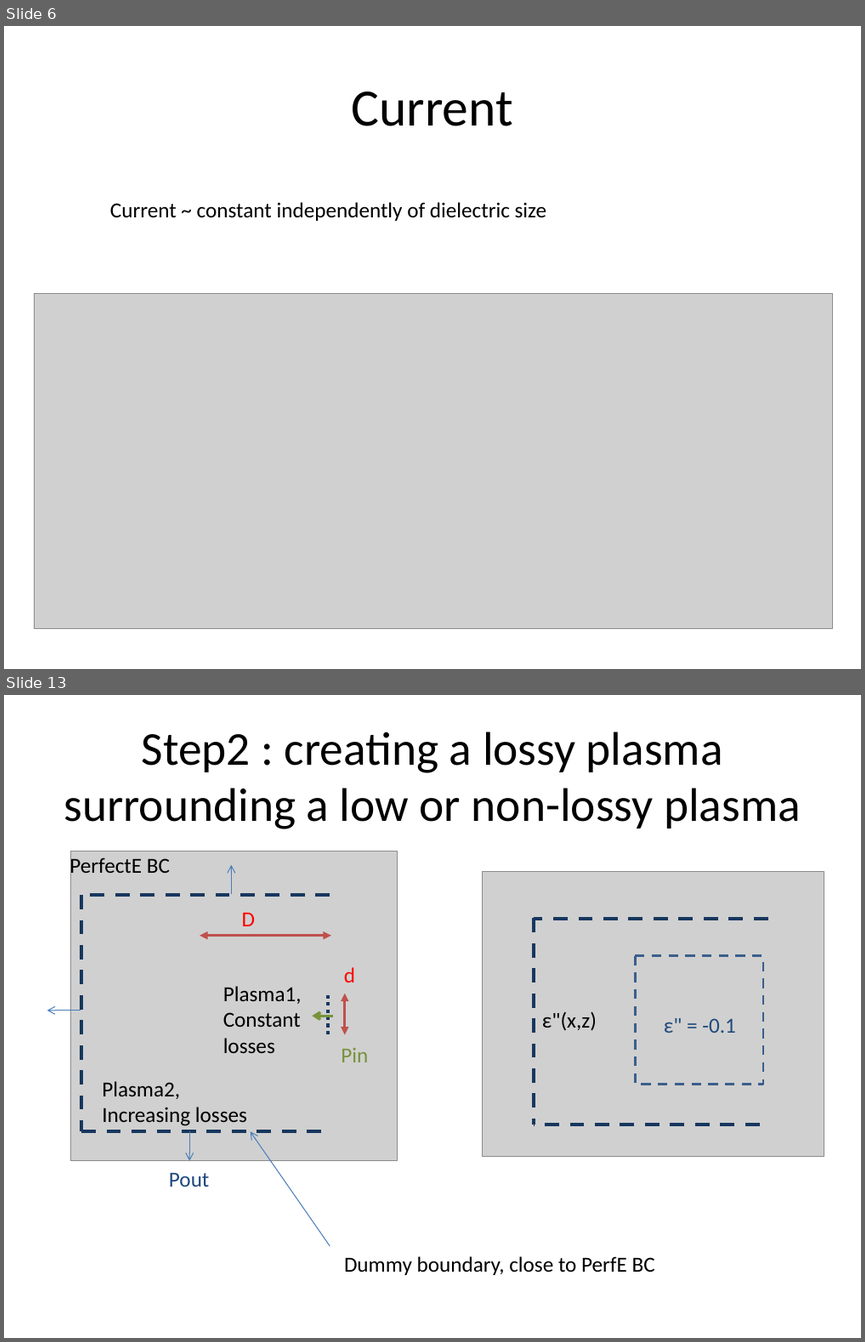
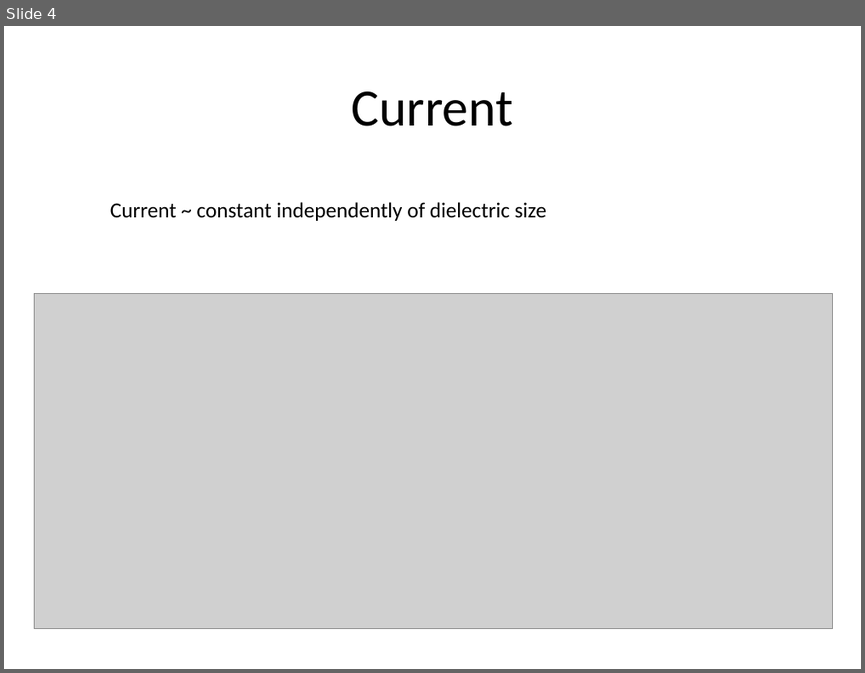
Before and after one commit to jhillairet/SOFT2018_Cold_Plasma_Modeling, a slide deck: Test Configurations/Results.pptx. Shown one above the other, each under a label of ours: slides 6 and 13 before the commit, slide 4 after it; the slides between them are not shown. The pictures are 865x1342 and 865x673 pixels, drawn with LibreOffice and Linux fonts; fonts in the diff are those of the drawing; grey boxes stand for pictures. Boxes give left, top, right and bottom in pixels: in the first picture for what was removed or moved away, otherwise in the second. Text is boxed around its words. In the diff, an @@ line names an element or a change of style, - is before the commit and + after.

```diff
--- a/Test Configurations/Results.pptx
+++ b/Test Configurations/Results.pptx
@@ slide 13 removed at [4,695,861,1338], background #FFFFFF @@
@@ title removed at [64,732,800,829] @@
-Step2 : creating a lossy plasma surrounding a low or non-lossy plasma
@@ text removed at [69,856,170,879] @@
-PerfectE BC
@@ picture removed at [71,851,398,1160] @@
@@ arrow removed from (231, 894) to (231, 865) @@
@@ picture removed at [482,872,823,1156] @@
@@ line removed from (330, 895) to (82, 895) @@
@@ line removed from (82, 895) to (82, 1131) @@
@@ text removed at [242,913,255,926] @@
-D
@@ line removed from (767, 919) to (534, 919) @@
@@ line removed from (534, 918) to (534, 1124) @@
@@ double arrow removed from (200, 936) to (331, 936) @@
@@ text removed at [344,967,355,982] @@
-d
@@ rounded rectangle removed at [635,955,763,1084] @@
@@ text removed at [223,986,302,1053] @@
-Plasma1,
-Constant
-losses
@@ line removed from (328, 995) to (328, 1036) @@
@@ double arrow removed from (345, 993) to (345, 1034) @@
@@ arrow removed from (80, 1010) to (46, 1010) @@
@@ arrow removed from (333, 1015) to (312, 1015) @@
@@ text removed at [542,1011,596,1031] @@
-ε"(x,z)
@@ text removed at [664,1018,736,1032] @@
-ε" = -0.1
@@ text removed at [341,1048,368,1062] @@
-Pin
@@ text removed at [102,1081,247,1126] @@
-Plasma2,
-Increasing losses
@@ line removed from (759, 1124) to (534, 1124) @@
@@ line removed from (82, 1131) to (330, 1131) @@
@@ arrow removed from (190, 1131) to (190, 1160) @@
@@ arrow removed from (330, 1246) to (250, 1131) @@
@@ text removed at [169,1173,209,1186] @@
-Pout
@@ text removed at [344,1256,655,1275] @@
-Dummy boundary, close to PerfE BC
@@ what was slide 6 is now slide 4 @@
```
Also in this commit, not shown: 12 slides added, 13 other slides removed.
